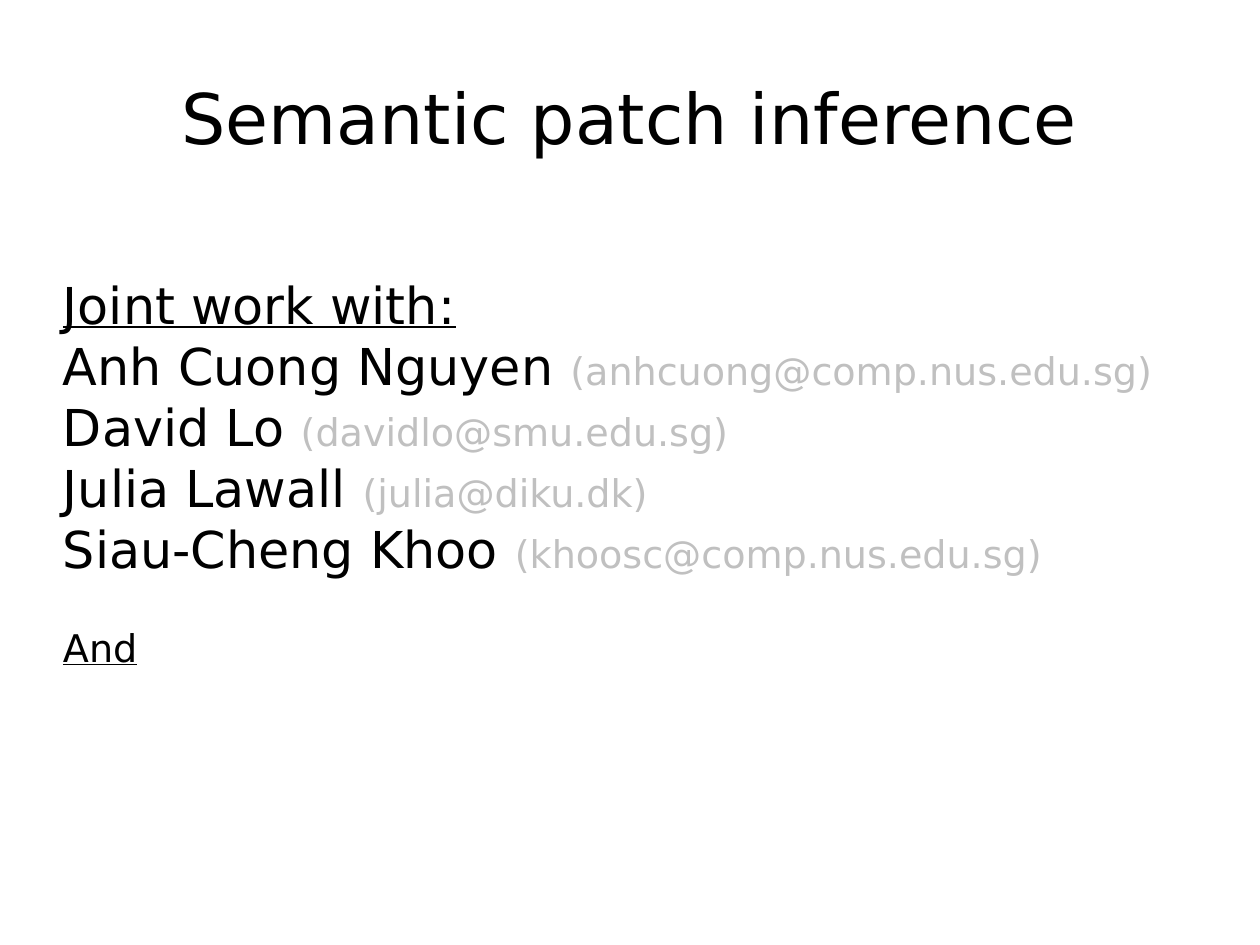
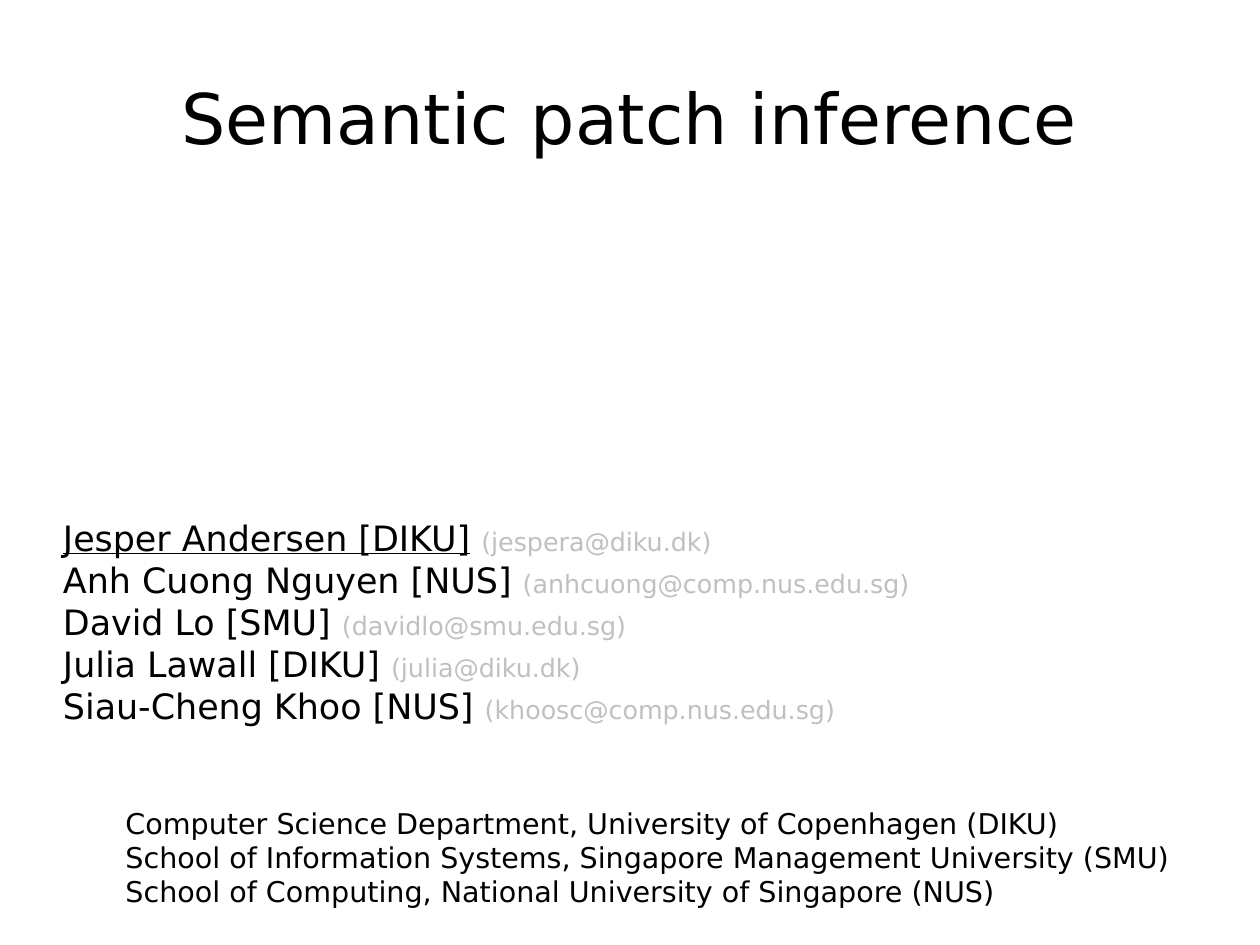
Before and after one commit to jespera/spdiff, a slide deck: slide 3 of demos/ASE2012/tool-teaser/teaser-talk.odp. Drawn at 1260x945 pixels with LibreOffice and Linux fonts; fonts in the diff are those of the drawing. Boxes give left, top, right and bottom in pixels: in the first picture for what was removed or moved away, otherwise in the second. Text is boxed around its words. In the diff, an @@ line names an element or a change of style, - is before the commit and + after.

```diff
--- a/demos/ASE2012/tool-teaser/teaser-talk.odp
+++ b/demos/ASE2012/tool-teaser/teaser-talk.odp
@@ subtitle at box(63, 524, 910, 727): text changed; size 24 to 16 pt @@
-Joint work with:
-Anh Cuong Nguyen (anhcuong@comp.nus.edu.sg)
-David Lo (davidlo@smu.edu.sg)
-Julia Lawall (julia@diku.dk)
-Siau-Cheng Khoo (khoosc@comp.nus.edu.sg)
-And
+Jesper Andersen [DIKU] (jespera@diku.dk)
+Anh Cuong Nguyen [NUS] (anhcuong@comp.nus.edu.sg)
+David Lo [SMU] (davidlo@smu.edu.sg)
+Julia Lawall [DIKU] (julia@diku.dk)
+Siau-Cheng Khoo [NUS] (khoosc@comp.nus.edu.sg)
@@ text added at box(125, 812, 1169, 908), 18 pt, text #000000 @@
+Computer Science Department, University of Copenhagen (DIKU)
+School of Information Systems, Singapore Management University (SMU)
+School of Computing, National University of Singapore (NUS)
```
Also in this commit, not shown: 4 slides added.
